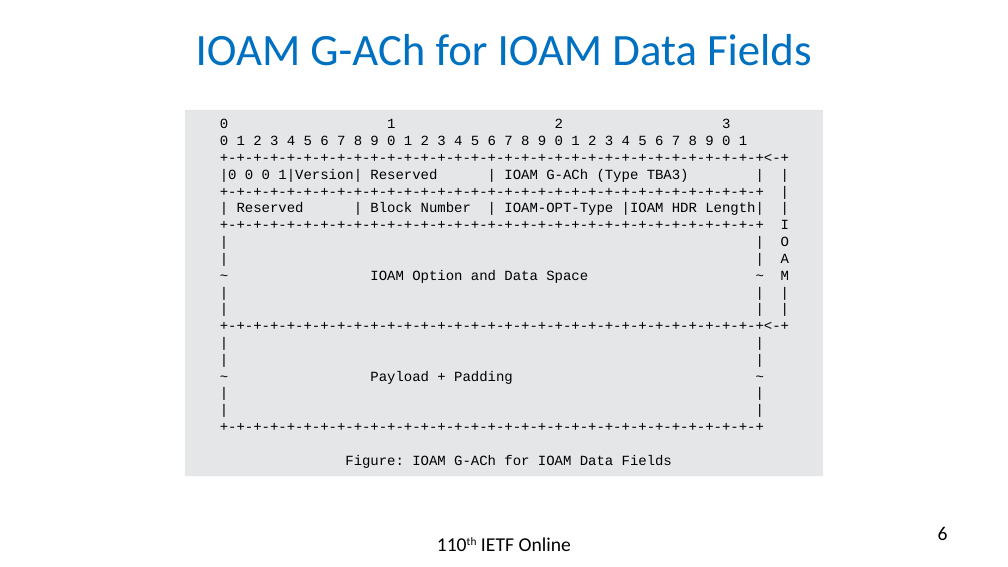
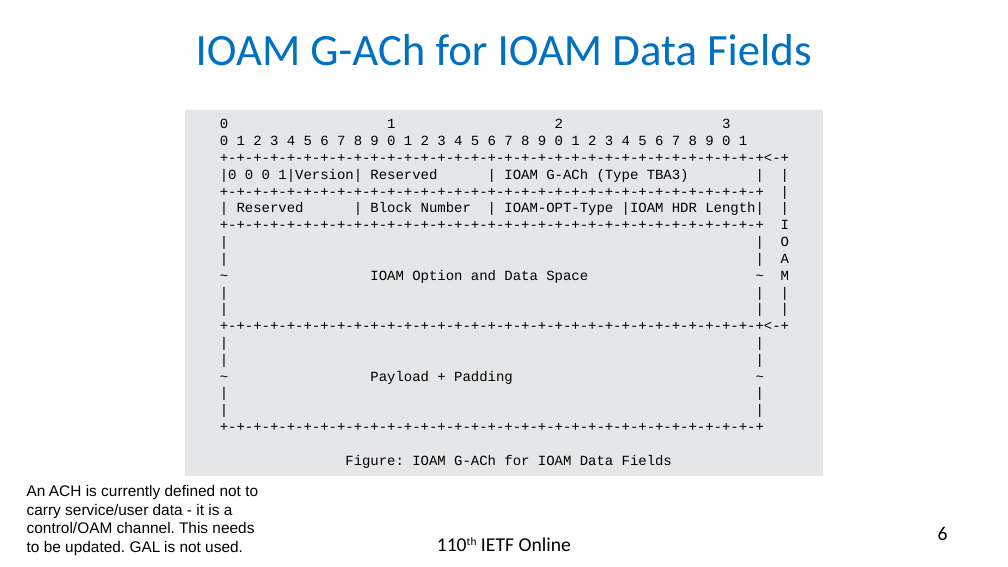
Before and after one commit to rakgandhi/ietf-slides, a slide deck: slide 6 of draft-gandhi-mpls-ioam-sr-06.pptx. Drawn at 1008x567 pixels with LibreOffice and Linux fonts; fonts in the diff are those of the drawing. Boxes give left, top, right and bottom in pixels: in the first picture for what was removed or moved away, otherwise in the second. Text is boxed around its words. In the diff, an @@ line names an element or a change of style, - is before the commit and + after.

```diff
--- a/draft-gandhi-mpls-ioam-sr-06.pptx
+++ b/draft-gandhi-mpls-ioam-sr-06.pptx
@@ text added at (27, 485, 258, 555), 11 pt, text #000000 @@
+An ACH is currently defined not to carry service/user data - it is a control/OAM channel. This needs to be updated. GAL is not used.
```
Also in this commit, not shown: 1 other file.
